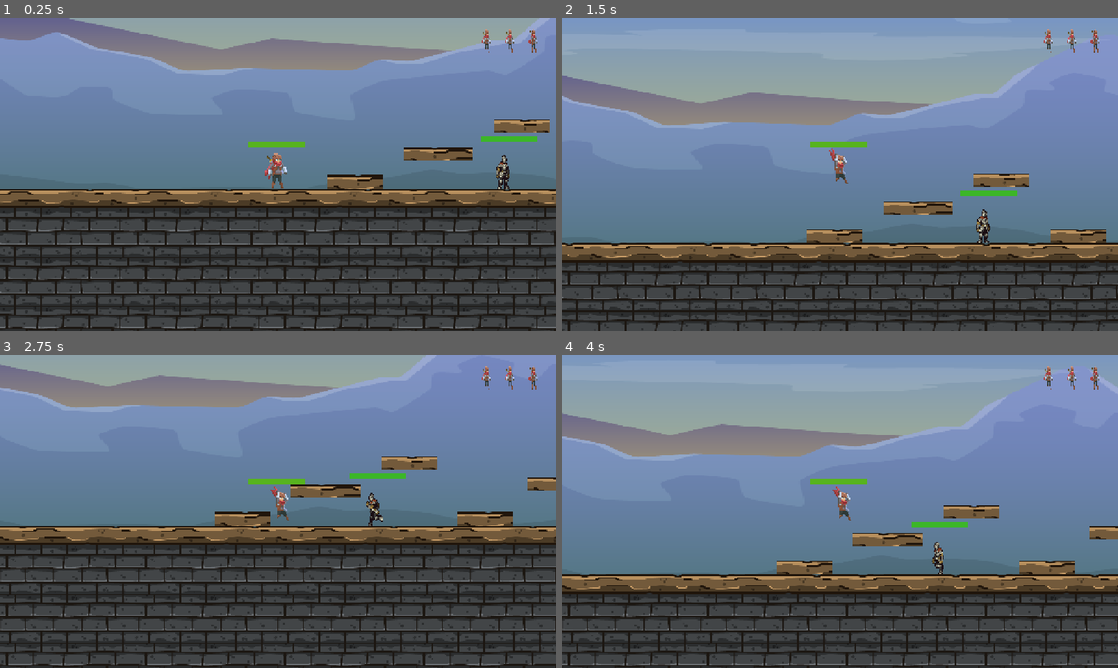
Above: before the commit, frames 1-4 (two rows, left to right).
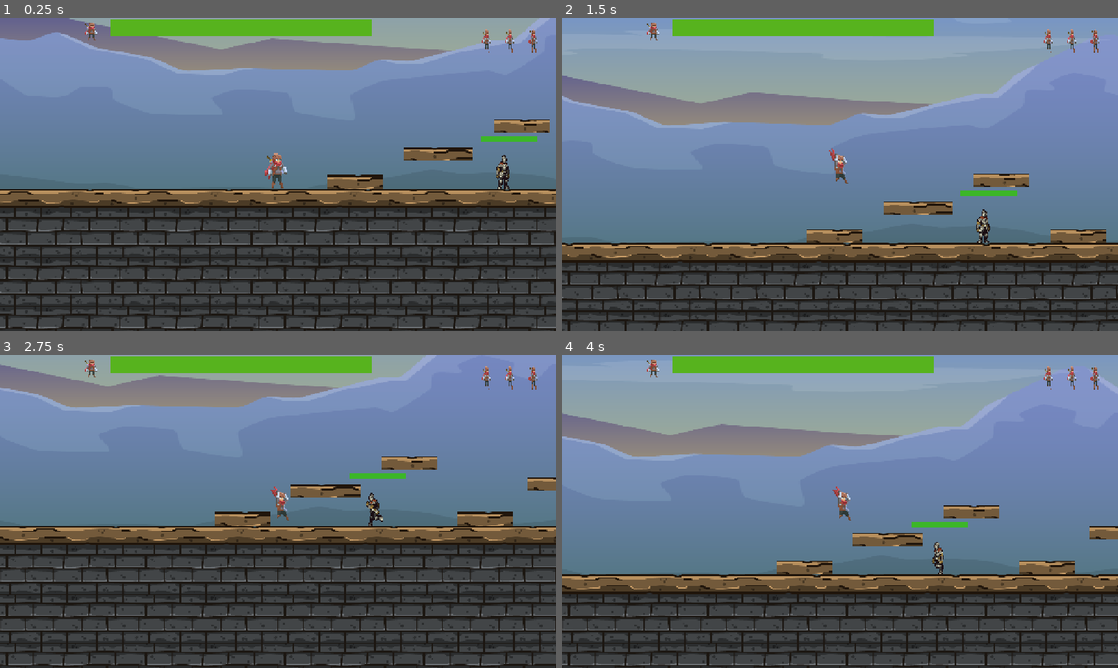
Above: after the commit, the same moments.

Repository: NicoCuadrado/FinalProgAvanzadaGodot
Game: Godot game, scene res://escenas/nivel_1.tscn
The game is run twice, just before and just after one commit, with the same random seed, the same clock (stepped at 60 frames per second) and the same inputs.
Inputs (mouse positions are in pixels of both pictures, inside the frame that each line leads up to):
- Up to frame 1 (0.25 s): no input
- Up to frame 2 (1.5 s): tap Enter (ui_accept) at 0.5, 0.77 s; move the mouse to (962, 158) at 0.52 s; hold Right (ui_right) from 0.53 s (still down); click (962, 158) at 0.67 s; move the mouse to (728, 190) at 1.27 s
- Up to frame 3 (2.75 s): tap Enter (ui_accept) at 1.52 s; move the mouse to (333, 442) at 2.02 s; release Right (ui_right) at 2.03 s; hold Left (ui_left) from 2.03 s (still down)
- Up to frame 4 (4 s): move the mouse to (812, 574) at 2.77 s; release Left (ui_left) at 2.78 s; hold Right (ui_right) from 2.78 s (still down); click (812, 574) at 2.92 s; tap Enter (ui_accept) at 3.02, 3.77 s; move the mouse to (1006, 558) at 3.52 s

The runs differ from the first frame. In frame 1, 2.8% of the frame differs, in the area x 15-67%, y 0-42%; in frame 2, 2.8%; in frame 3, 2.8%; in frame 4, 2.8%.

Commit message:
pantallas de win y de game over
hay que crear el boss para que se pueda configurar bien la pantalla de win

Diff:
--- /dev/null
+++ b/escenas/GameOver.tscn
@@ -0,0 +1,53 @@
+[gd_scene load_steps=3 format=3 uid="uid://ybesp0v23jjj"]
+
+[ext_resource type="Script" uid="uid://c8tlpwtynx117" path="res://script/game_over.gd" id="1_0u2gn"]
+
+[sub_resource type="Theme" id="Theme_cp6i1"]
+
+[node name="GameOver" type="Control"]
+layout_mode = 3
+anchors_preset = 15
+anchor_right = 1.0
+anchor_bottom = 1.0
+grow_horizontal = 2
+grow_vertical = 2
+script = ExtResource("1_0u2gn")
+
+[node name="Control" type="Control" parent="."]
+anchors_preset = 0
+offset_left = 164.0
+offset_top = 37.0
+offset_right = 1149.0
+offset_bottom = 416.0
+theme = SubResource("Theme_cp6i1")
+
+[node name="Label" type="Label" parent="Control"]
+layout_mode = 0
+offset_left = 73.0
+offset_top = 19.0
+offset_right = 911.0
+offset_bottom = 245.0
+theme_override_font_sizes/font_size = 40
+text = "GAME OVER"
+horizontal_alignment = 1
+vertical_alignment = 1
+
+[node name="Reintentar" type="Button" parent="Control"]
+custom_minimum_size = Vector2(200, 50)
+layout_mode = 0
+offset_left = 271.0
+offset_top = 216.0
+offset_right = 471.0
+offset_bottom = 261.0
+text = "REINTENTAR"
+
+[node name="Menu" type="Button" parent="Control"]
+custom_minimum_size = Vector2(200, 50)
+offset_left = 534.0
+offset_top = 216.0
+offset_right = 734.0
+offset_bottom = 266.0
+text = "MENU"
+
+[connection signal="pressed" from="Control/Reintentar" to="." method="_on_reintentar_pressed"]
+[connection signal="pressed" from="Control/Menu" to="." method="_on_volver_al_menu_pressed"]
--- /dev/null
+++ b/escenas/Win.tscn
@@ -0,0 +1,51 @@
+[gd_scene load_steps=3 format=3 uid="uid://vssffewa2d7b"]
+
+[ext_resource type="Script" uid="uid://ch357hpgj1m08" path="res://script/win.gd" id="1_j23lw"]
+
+[sub_resource type="Theme" id="Theme_i72b4"]
+
+[node name="Win" type="Control"]
+layout_mode = 3
+anchors_preset = 15
+anchor_right = 1.0
+anchor_bottom = 1.0
+grow_horizontal = 2
+grow_vertical = 2
+script = ExtResource("1_j23lw")
+
+[node name="Control" type="Control" parent="."]
+layout_mode = 3
+anchors_preset = 0
+offset_left = 164.0
+offset_top = 37.0
+offset_right = 1149.0
+offset_bottom = 416.0
+theme = SubResource("Theme_i72b4")
+
+[node name="Label" type="Label" parent="Control"]
+layout_mode = 0
+offset_left = 122.0
+offset_top = 26.0
+offset_right = 960.0
+offset_bottom = 250.0
+theme_override_font_sizes/font_size = 40
+text = "GANASTE!!"
+horizontal_alignment = 1
+vertical_alignment = 1
+
+[node name="Reintentar" type="Button" parent="Control"]
+custom_minimum_size = Vector2(200, 50)
+layout_mode = 0
+offset_left = 320.0
+offset_top = 223.0
+offset_right = 520.0
+offset_bottom = 273.0
+text = "REINTENTAR"
+
+[node name="Menu" type="Button" parent="Control"]
+custom_minimum_size = Vector2(200, 50)
+offset_left = 583.0
+offset_top = 223.0
+offset_right = 783.0
+offset_bottom = 273.0
+text = "MENU"
--- a/escenas/enemy1.tscn
+++ b/escenas/enemy1.tscn
@@ -262,10 +262,8 @@
 position = Vector2(-10, -37)
 scale = Vector2(1.51695, 2.04114)
 sprite_frames = SubResource("SpriteFrames_r8nv7")
-animation = &"death"
+animation = &"attack"
 autoplay = "idle"
-frame = 2
-frame_progress = 0.915459
 
 [node name="CollisionShape2D" type="CollisionShape2D" parent="."]
 position = Vector2(-19, 10)
--- a/escenas/player.tscn
+++ b/escenas/player.tscn
@@ -1,10 +1,11 @@
-[gd_scene load_steps=49 format=3 uid="uid://chnxnu6csqdsm"]
+[gd_scene load_steps=50 format=3 uid="uid://chnxnu6csqdsm"]
 
 [ext_resource type="Texture2D" uid="uid://ckes0g68x3i86" path="res://art/Adventurer-1.5/adventurer-v1.5-Sheet.png" id="1_esbpa"]
 [ext_resource type="Script" uid="uid://clnvcn6jgvem3" path="res://script/player.gd" id="1_kkt6c"]
 [ext_resource type="PackedScene" uid="uid://bf15omtpsdam1" path="res://Components/health_components.tscn" id="3_k4kro"]
 [ext_resource type="Script" uid="uid://bekava03hjdwr" path="res://script/health_components.gd" id="4_6nxto"]
 [ext_resource type="Texture2D" uid="uid://dyxfjvsae2nq4" path="res://art/Adventurer-1.5/Individual Sprites/adventurer-idle-02.png" id="5_6nxto"]
+[ext_resource type="Texture2D" uid="uid://b4p1f2upl7ud7" path="res://art/Adventurer-1.5/Individual Sprites/adventurer-idle-01.png" id="6_t3yu4"]
 
 [sub_resource type="AtlasTexture" id="AtlasTexture_kkt6c"]
 atlas = ExtResource("1_esbpa")
@@ -308,14 +309,14 @@
 [sub_resource type="RectangleShape2D" id="RectangleShape2D_6nxto"]
 size = Vector2(29, 78)
 
+[sub_resource type="RectangleShape2D" id="RectangleShape2D_t3yu4"]
+size = Vector2(54, 20)
+
 [sub_resource type="StyleBoxFlat" id="StyleBoxFlat_k4kro"]
 bg_color = Color(0.976471, 0.168627, 0, 1)
 
 [sub_resource type="StyleBoxFlat" id="StyleBoxFlat_6nxto"]
 bg_color = Color(0.340382, 0.701448, 0.116651, 1)
-
-[sub_resource type="RectangleShape2D" id="RectangleShape2D_t3yu4"]
-size = Vector2(54, 20)
 
 [node name="Player" type="CharacterBody2D"]
 script = ExtResource("1_kkt6c")
@@ -335,17 +336,7 @@
 
 [node name="HealthComponent" parent="Components" node_paths=PackedStringArray("progress_bar") instance=ExtResource("3_k4kro")]
 script = ExtResource("4_6nxto")
-progress_bar = NodePath("../../ProgressBar")
-
-[node name="ProgressBar" type="ProgressBar" parent="."]
-offset_left = -68.0
-offset_top = -76.0
-offset_right = 62.0
-offset_bottom = -64.0
-theme_override_styles/background = SubResource("StyleBoxFlat_k4kro")
-theme_override_styles/fill = SubResource("StyleBoxFlat_6nxto")
-value = 100.0
-show_percentage = false
+progress_bar = NodePath("../../CanvasLayer/BarraDeVida/ProgressBar")
 
 [node name="AreaAttack" type="Area2D" parent="."]
 position = Vector2(-1, -1)
@@ -375,6 +366,25 @@
 layout_mode = 2
 texture = ExtResource("5_6nxto")
 
+[node name="BarraDeVida" type="HBoxContainer" parent="CanvasLayer"]
+offset_left = 170.0
+offset_top = 2.0
+offset_right = 454.0
+offset_bottom = 27.0
+
+[node name="TextureRect" type="TextureRect" parent="CanvasLayer/BarraDeVida"]
+custom_minimum_size = Vector2(80, 50)
+layout_mode = 2
+texture = ExtResource("6_t3yu4")
+
+[node name="ProgressBar" type="ProgressBar" parent="CanvasLayer/BarraDeVida"]
+custom_minimum_size = Vector2(600, 40)
+layout_mode = 2
+theme_override_styles/background = SubResource("StyleBoxFlat_k4kro")
+theme_override_styles/fill = SubResource("StyleBoxFlat_6nxto")
+value = 100.0
+show_percentage = false
+
 [connection signal="animation_finished" from="AnimatedSprite2D" to="." method="_on_animated_sprite_2d_animation_finished"]
 [connection signal="body_entered" from="AreaAttack" to="." method="_on_area_attack_body_entered"]
 [connection signal="body_exited" from="AreaAttack" to="." method="_on_area_attack_body_exited"]
--- a/script/GameManager.gd
+++ b/script/GameManager.gd
@@ -2,6 +2,7 @@
 
 var max_vidas := 3
 var vidas := max_vidas
+var enemigos_restantes:= 3
 
 func reset():
 	vidas = max_vidas
--- a/script/enemy.gd
+++ b/script/enemy.gd
@@ -14,6 +14,7 @@
 var rango_deteccion := 350  # en píxeles
 
 func _ready() -> void:
+
 	health_component.death.connect(on_dead)
 	if player:
 		player.ataque_finalizado.connect(verificar_danio_recibido)
@@ -64,6 +65,7 @@
 	esta_muerto = true
 	sprite_animation.play("death")
 	await sprite_animation.animation_finished
+
 	queue_free()
 
 # cuando el player entra en la zona de ataque
--- /dev/null
+++ b/script/game_over.gd
@@ -0,0 +1,16 @@
+class_name GameOver extends Control
+
+func _ready():
+	# Opcional: pausar el juego al mostrar el menú
+	get_tree().paused = true
+	# Habilitar la UI aunque el juego esté pausado
+	process_mode = Node.PROCESS_MODE_ALWAYS
+
+func _on_reintentar_pressed():
+	get_tree().paused = false
+	get_tree().reload_current_scene()
+
+func _on_volver_al_menu_pressed():
+	get_tree().paused = false
+	# Cargar tu menú principal cuando lo tengas
+	get_tree().change_scene_to_file("")
--- a/script/health_components.gd
+++ b/script/health_components.gd
@@ -3,6 +3,7 @@
 @export var progress_bar:ProgressBar
 @export var current_health := 100
 @export var max_health := 100
+@export var progress_bar_hud:ProgressBar
 
 signal death
 
--- a/script/player.gd
+++ b/script/player.gd
@@ -96,9 +96,11 @@
 	if GameManager.vidas > 0:
 		get_tree().reload_current_scene()
 	else:
-		print("Game Over")
+
 		sprite_animation.play("death")
 		await sprite_animation.animation_finished
+		var game_over_scene = preload("res://escenas/GameOver.tscn").instantiate()
+		get_tree().current_scene.add_child(game_over_scene)
 		get_tree().paused = true
 
 func _on_area_attack_body_entered(body: Node2D) -> void:
--- /dev/null
+++ b/script/win.gd
@@ -0,0 +1,16 @@
+class_name Win extends Control
+
+func _ready():
+	# Opcional: pausar el juego al mostrar el menú
+	get_tree().paused = true
+	# Habilitar la UI aunque el juego esté pausado
+	process_mode = Node.PROCESS_MODE_ALWAYS
+
+func _on_reintentar_pressed():
+	get_tree().paused = false
+	get_tree().reload_current_scene()
+
+func _on_volver_al_menu_pressed():
+	get_tree().paused = false
+	# Cargar tu menú principal cuando lo tengas
+	get_tree().change_scene_to_file("")
Not shown, added: script/game_over.gd.uid
Not shown, added: script/win.gd.uid
